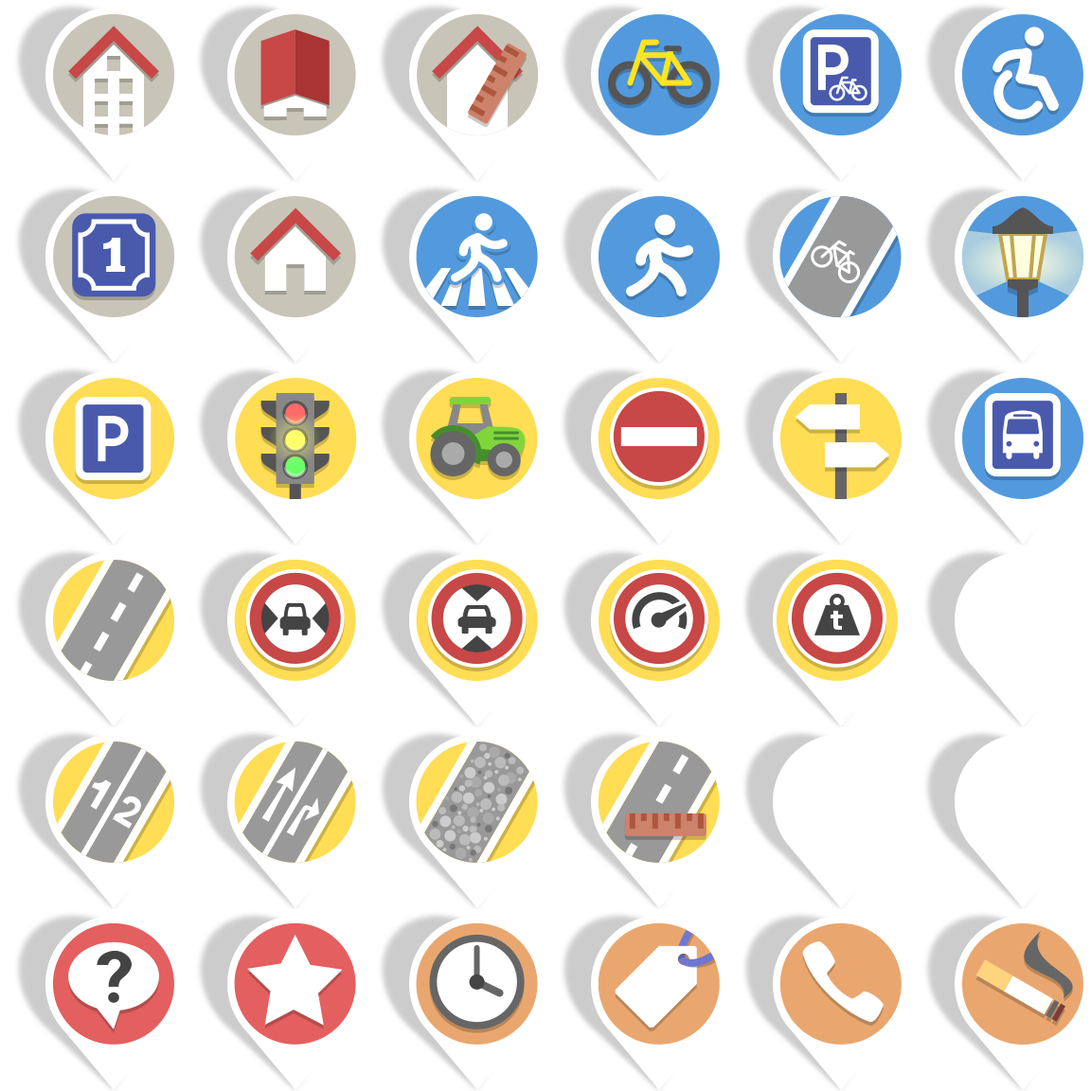
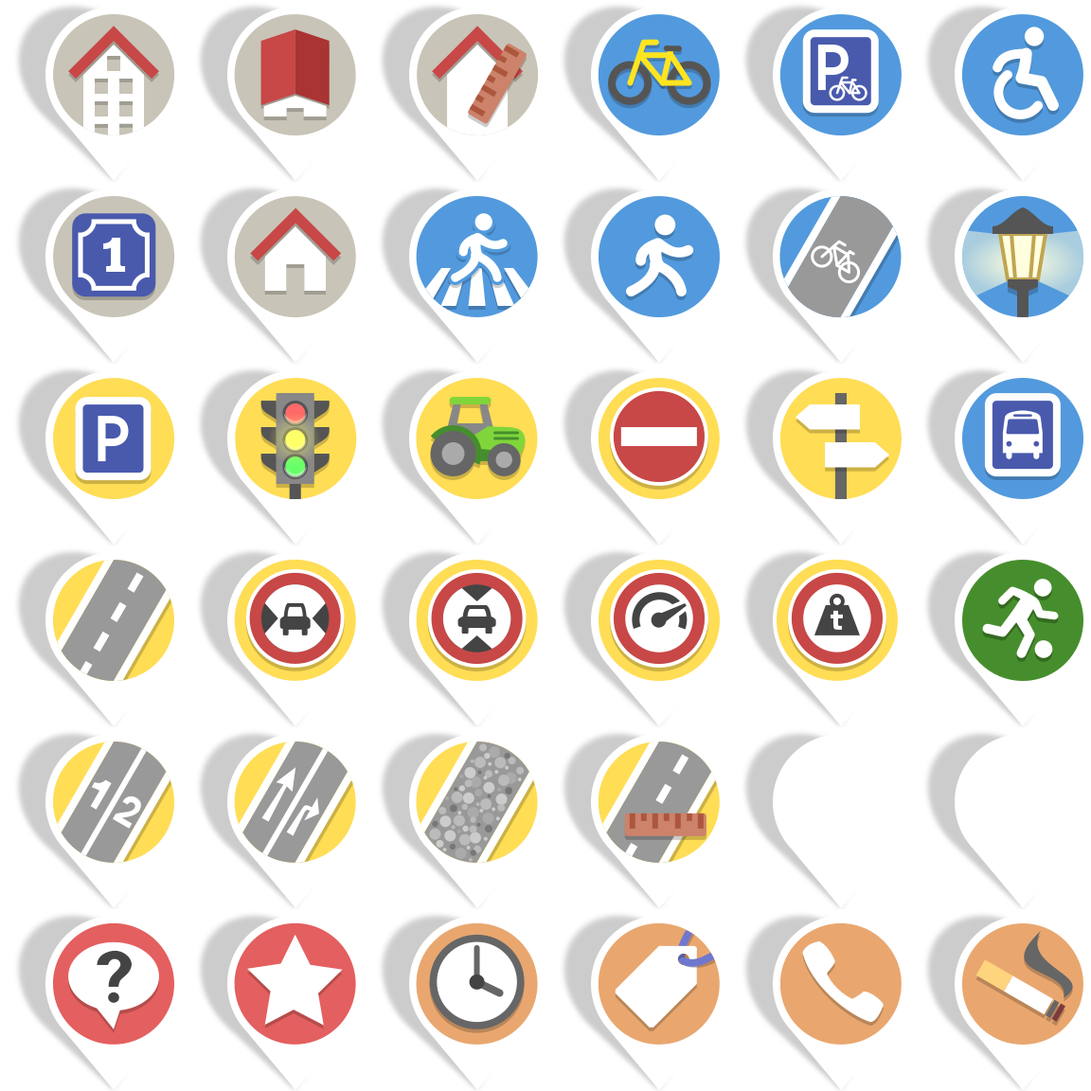
Before/after of a 1091 × 1091 layered artwork. What changed in the layer stack:
painted on "quest_icons.svg.png" over [962, 559, 1084, 682]
